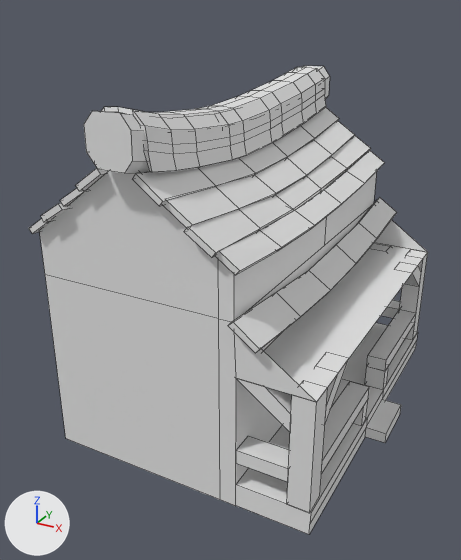
The Blender file In-Between/Assets/Art/2 - Blend/Angels World/Buildings/House1/House1.blend, before and after one commit.
Before and after are seen from a camera (50 mm lens) standing at (8.7, -26.4, 19.1) and looking at (-4.9, -1.7, 6.8). Lighting does not change. The marker at lower left points along +X, +Y and +Z. Mesh edges are drawn as thin lines.
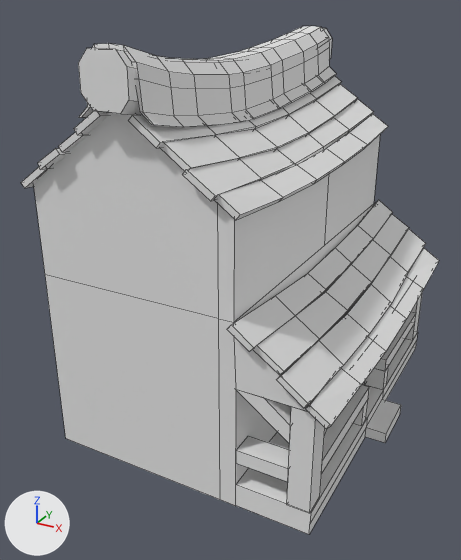
Pixel boxes (x1, y1, x2, y2) of what changed, in the pictures (461 x 560 px; the box of a moved part takes in the faces that stretch with it):
'Main House', reshaped
    before: (40, 171, 428, 506)
    after: (34, 112, 380, 506)
'Tile_start', reshaped, moved (14% wider)
    before: (101, 67, 326, 173)
    after: (79, 26, 336, 127)
'Cube.014', moved
    before: (163, 121, 355, 228)
    after: (160, 84, 357, 171)
'Cube.015', moved
    before: (184, 136, 371, 258)
    after: (183, 99, 374, 201)
'Cube.016', moved
    before: (215, 151, 385, 275)
    after: (215, 114, 388, 220)
'Rooftop_plank', moved
    before: (84, 66, 330, 173)
    after: (78, 28, 332, 115)
'Cube.023', added
    after: (277, 229, 426, 408)
'Cube.021', moved
    before: (228, 198, 397, 353)
    after: (227, 200, 393, 352)
'Cube.022', added
    after: (253, 214, 409, 375)
'Cube.024', added
    after: (305, 248, 439, 429)
'Cube.005', moved
    before: (236, 378, 292, 432)
    after: (237, 390, 291, 444)
'Cube.020', moved
    before: (76, 168, 143, 191)
    after: (74, 111, 108, 135)
'Cube.018', moved
    before: (41, 203, 71, 222)
    after: (38, 148, 69, 170)
'Cube.019', moved
    before: (60, 188, 88, 206)
    after: (58, 132, 88, 152)
'Cube.017', moved
    before: (29, 219, 54, 234)
    after: (21, 167, 52, 188)
part 1 of me_cube_001, moved or reshaped
    before: (40, 171, 377, 322)
    after: (34, 112, 380, 322)
part 2 of me_cube_001, moved or reshaped
    before: (219, 206, 428, 506)
    after: (219, 204, 374, 506)

The change in detail:
me_cube_001 is used by ob_main_house; location (-1.99, 0.0, 1.0); scale (1.0, 5.25, 1.0).
me_cube_001 had 31 vertices, 23 faces and spanned x -8.19..4.23, y -1.59..1.59, z -1.0..12.59.
me_cube_001 now has 33 vertices, 24 faces and spans x -8.19..4.23, y -1.59..1.59, z -1.0..14.59.
me_cube_001 part 1: 12 vertices moved from x -8.19..0.9, y -1.59..1.59, z 9.08..12.59 to x -8.19..0.9, y -1.59..1.59, z 11.08..14.59.
me_cube_001 part 2: 4 vertices moved from x 1.0..4.23, y -1.59..1.59, z 5.17 to x 1.0..4.23, y -1.59..1.59, z 4.67; 2 vertices added at x 1.0..4.23, y -0.04, z 4.29.
me_cube_021 is used by ob_tile_start; location (-6.81, 8.65, 15.9); rotation (0.0367, 0.0, 0.0), in degrees (2.1, 0, 0); scale (-0.232, 1.02, 0.677).
me_cube_021 had 220 vertices, 218 faces and spanned x -11.0..0.2, y -16.9..-0.4, z -4.1..0.7.
me_cube_021 now has 220 vertices, 218 faces and spans x -7.1..7.1, y -17.2..0.0, z -4.6..0.8.
me_cube_021 part 3: 220 vertices removed from x -11.0..0.2, y -16.9..-0.4, z -4.1..0.7; 220 vertices added at x -7.1..7.1, y -17.2..0.0, z -4.6..0.8.
Mesh me_cube_018 is new.
It has 24 vertices, 22 faces and spans x -1.13..0.42, y -1.0..1.0, z -4.02..2.8.
Mesh me_cube_017 is new.
It has 24 vertices, 22 faces and spans x -1.34..0.56, y -1.03..1.03, z -3.23..3.65.
Mesh me_cube_016 is new.
It has 24 vertices, 22 faces and spans x -1.24..0.52, y -1.0..1.01, z -3.23..3.84.
Object 'Rooftop_plank' (ob_rooftop_plank) moves from (-5.51, 0.0, 14.37) to (-5.51, 0.0, 16.37).
Object 'Cube.005' (ob_cube_005) moves from (3.76, -5.11, 3.16) to (3.76, -5.11, 2.66).
Object 'Tile_start' (ob_tile_start) moves from (-6.81, 8.65, 15.9) to (-5.52, 8.65, 17.9).
Object 'Cube.014' (ob_cube_014) moves from (-2.99, 0.0, 11.76) to (-2.99, 0.0, 13.76).
Object 'Cube.015' (ob_cube_015) moves from (-1.97, 0.06, 10.96) to (-1.97, 0.06, 12.96).
Object 'Cube.016' (ob_cube_016) moves from (-1.05, 0.13, 10.45) to (-1.05, 0.13, 12.45).
Object 'Cube.020' (ob_cube_020) moves from (-7.15, 0.02, 12.57) to (-6.94, -0.01, 14.66).
Object 'Cube.019' (ob_cube_019) moves from (-8.16, 0.03, 11.75) to (-7.93, 0.03, 13.86).
Object 'Cube.018' (ob_cube_018) moves from (-9.18, -0.02, 10.94) to (-8.98, -0.04, 13.09).
Object 'Cube.017' (ob_cube_017) moves from (-10.09, -0.07, 10.43) to (-9.88, -0.01, 12.58).
Object 'Cube.021' (ob_cube_021) moves from (-0.22, 0.05, 7.75) to (-0.27, 0.05, 7.6).
Object 'Cube.024' (ob_cube_024) is new; it shows me_cube_018.
Its location is (2.62, 0.06, 5.37).
Its rotation in degrees is (0, 39, 0).
Its scale is (1.0, 8.6, 0.134).
Object 'Cube.023' (ob_cube_023) is new; it shows me_cube_017.
Its location is (1.66, 0.15, 6.02).
Its rotation in degrees is (0, 39, 0).
Its scale is (1.0, 8.6, 0.134).
Object 'Cube.022' (ob_cube_022) is new; it shows me_cube_016.
Its location is (0.6, 0.14, 6.86).
Its rotation in degrees is (0, 39, 0).
Its scale is (1.0, 8.6, 0.134).
